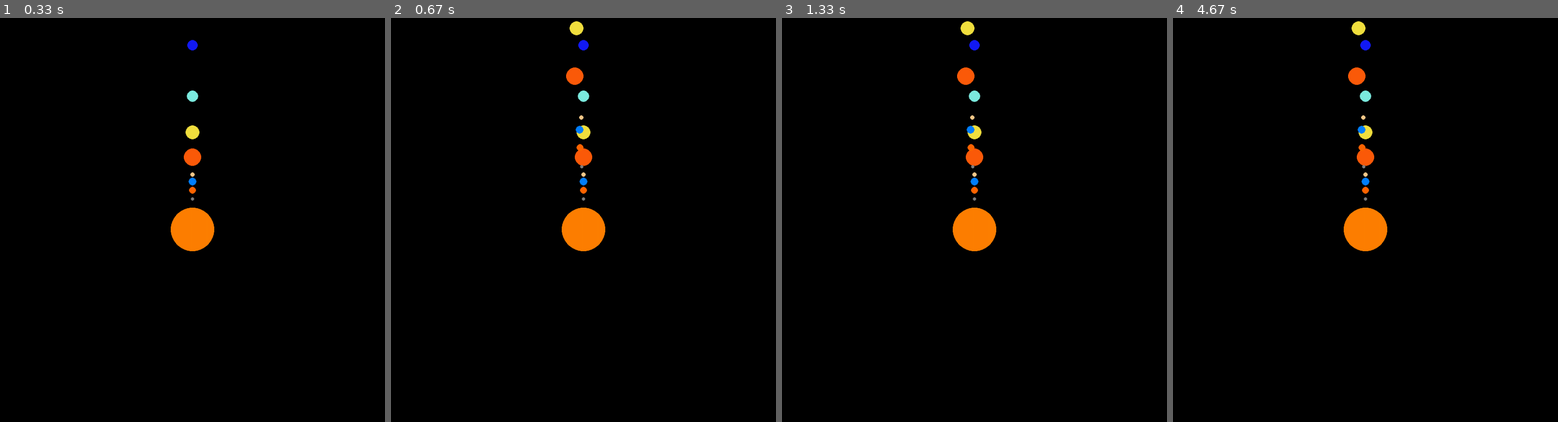
Above: before the commit, frames 1-4 (left to right).
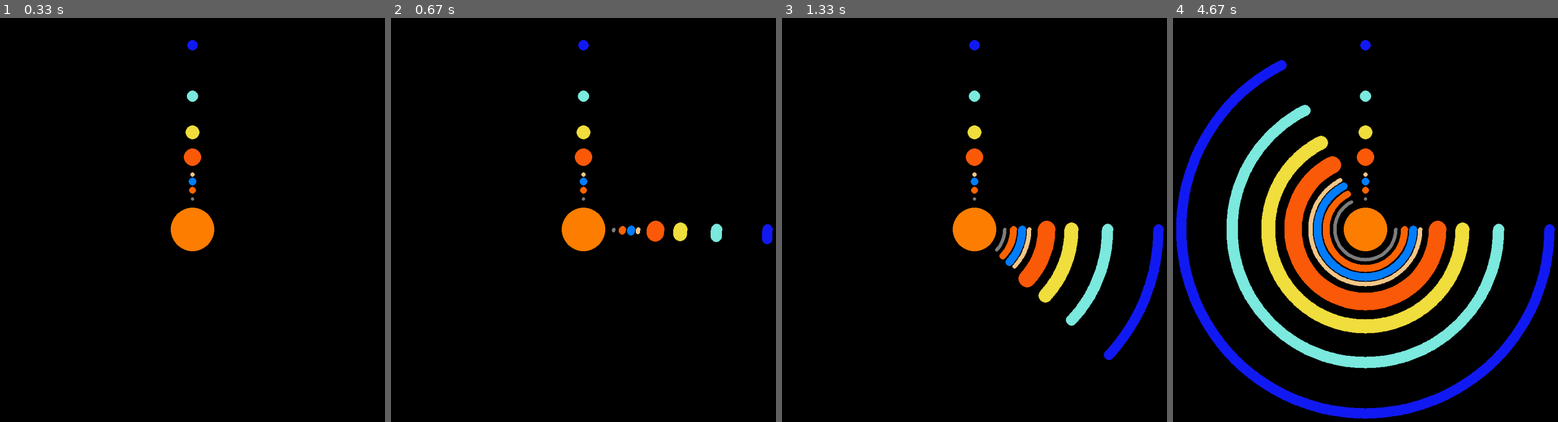
Above: after the commit, the same moments.

Repository: myhotchoc/Space-Simulator
Game: pygame game, started from Pygame Environmetnt.py
The game is run twice, just before and just after one commit, with the same random seed, the same clock (stepped at 60 frames per second) and the same inputs.
Inputs (mouse positions are in pixels of both pictures, inside the frame that each line leads up to):
- Up to frame 1 (0.33 s): no input
- Up to frame 2 (0.67 s): press the mouse at (587, 256) at 0.37 s; move the mouse to (533, 244) at 0.47 s; release the mouse at (479, 232) at 0.6 s
- Up to frame 3 (1.33 s): no input
- Up to frame 4 (4.67 s): no input

Frame 1 is identical in both runs. In frame 2, 1.0% of the frame differs, in the area x 45-100%, y 0-57%; in frame 3, 4.3%; in frame 4, 20%, in the area x 0-100%, y 0-100%.

Commit message:
Update Pygame Environmetnt.py

Diff:
--- a/Pygame Environmetnt.py
+++ b/Pygame Environmetnt.py
@@ -8,6 +8,7 @@
 import pygame
 import random
 import math
+import time
 
 ## All data in metres
 mercury_to_sun = 64956000000
@@ -77,12 +78,14 @@
 
     def movePlanet(self, theta):
 
-        delta_x = int(self.orbital_dist * math.sin(theta))
-        delta_y = int(self.orbital_dist * math.cos(theta))
+        delta_x = int(((self.orbital_dist ) * math.cos(theta)) + centre[0])
+        delta_y = int(((self.orbital_dist ) * math.sin(theta)) + centre[1])
 
-        planet_pos = (self.planet.left - delta_x, self.planet.top - delta_y)
+        planet_pos = (delta_x, delta_y)
 
-        pygame.draw.circle(self.window, self.colour, planet_pos, self.radius)
+        return planet_pos
+        #pygame.blit(self.window, planet_pos)
+        #pygame.draw.circle(self.window, self.colour, planet_pos, self.radius)
 
 # Window size
 win_size = (1000, 1000)
@@ -151,10 +154,15 @@
             game_loop = False
 
         if item.type == pygame.MOUSEBUTTONUP:
-            for i in planets:
-                i.movePlanet(math.radians(theta))
-            theta+= 10
-            print (theta)
+
+            for theta in range(360):
+                for i in planets:
+                    new_pos = i.movePlanet(math.radians(theta))
+                    pygame.draw.circle(screen, i.colour, new_pos, i.radius)
+
+                time.sleep(0.01)
+                pygame.display.flip()
+                clock.tick(60)
 
     #ellipse1 = pygame.draw.ellipse(screen, WHITE, [100,100,800,300], 3)
 
